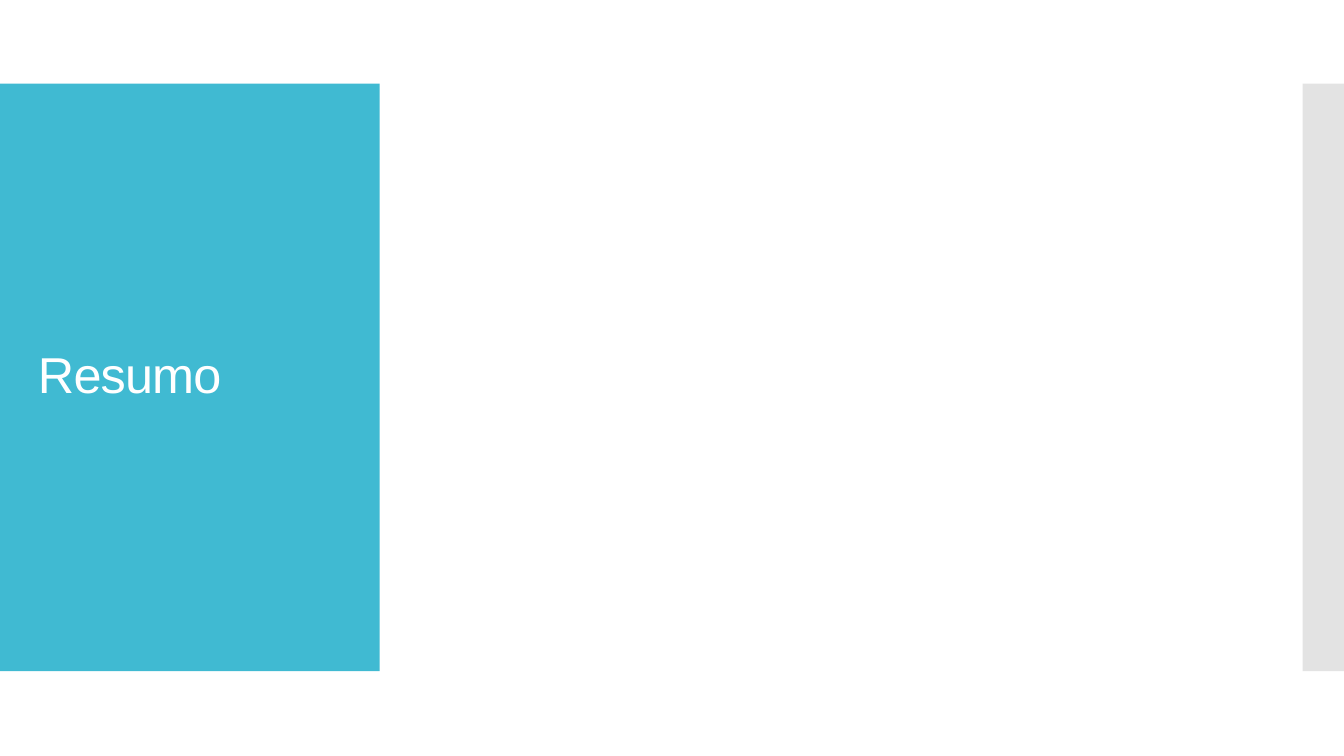
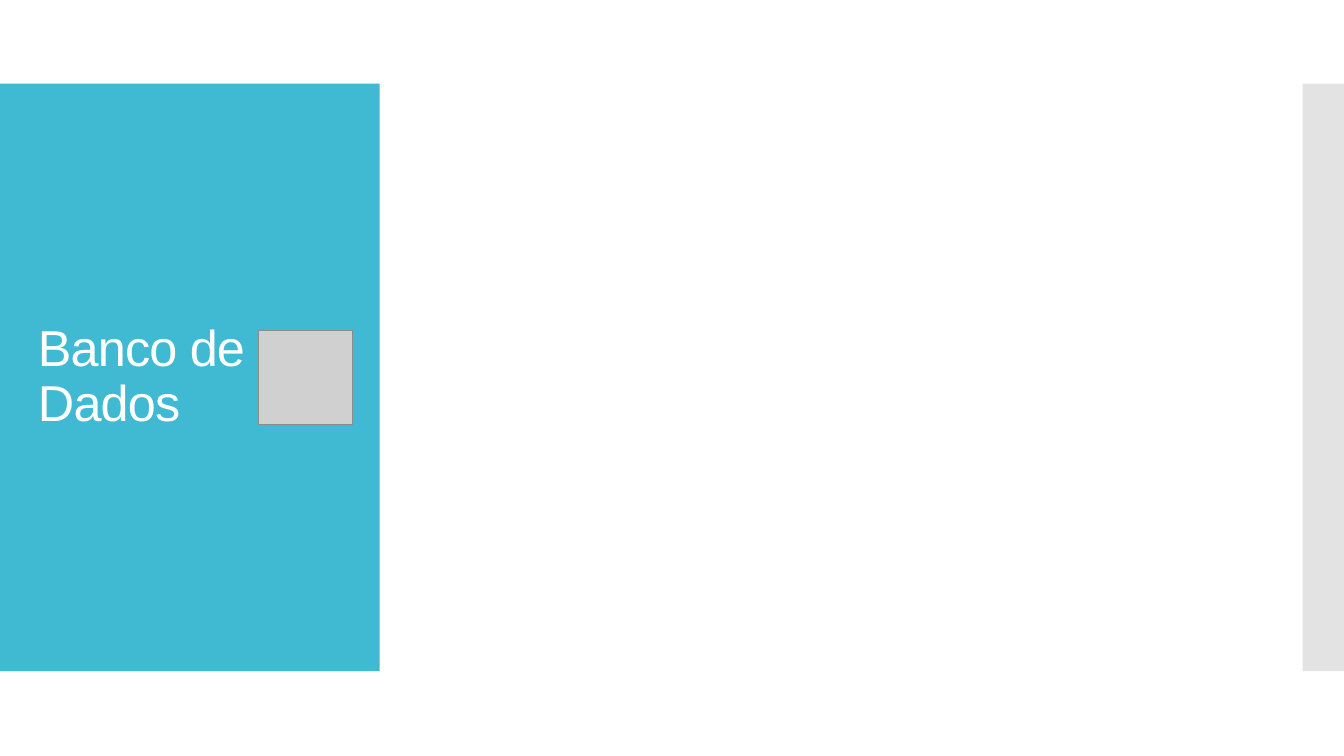
Before and after one commit to arthurnovello/site-fablab-maua, a slide deck: slide 17 of Apresentação.pptx (slide 11 before the commit). Drawn at 1344x756 pixels with LibreOffice and Linux fonts; fonts in the diff are those of the drawing; grey boxes stand for pictures. Boxes give left, top, right and bottom in pixels: in the first picture for what was removed or moved away, otherwise in the second. Text is boxed around its words. In the diff, an @@ line names an element or a change of style, - is before the commit and + after.

```diff
--- a/Apresentação.pptx
+++ b/Apresentação.pptx
@@ title at [38, 329, 245, 422]: text changed @@
-Resumo
+Banco de Dados
@@ picture added at [259, 331, 353, 424] @@
```
Also in this commit, not shown: 6 other slides changed, 10 slides added.
